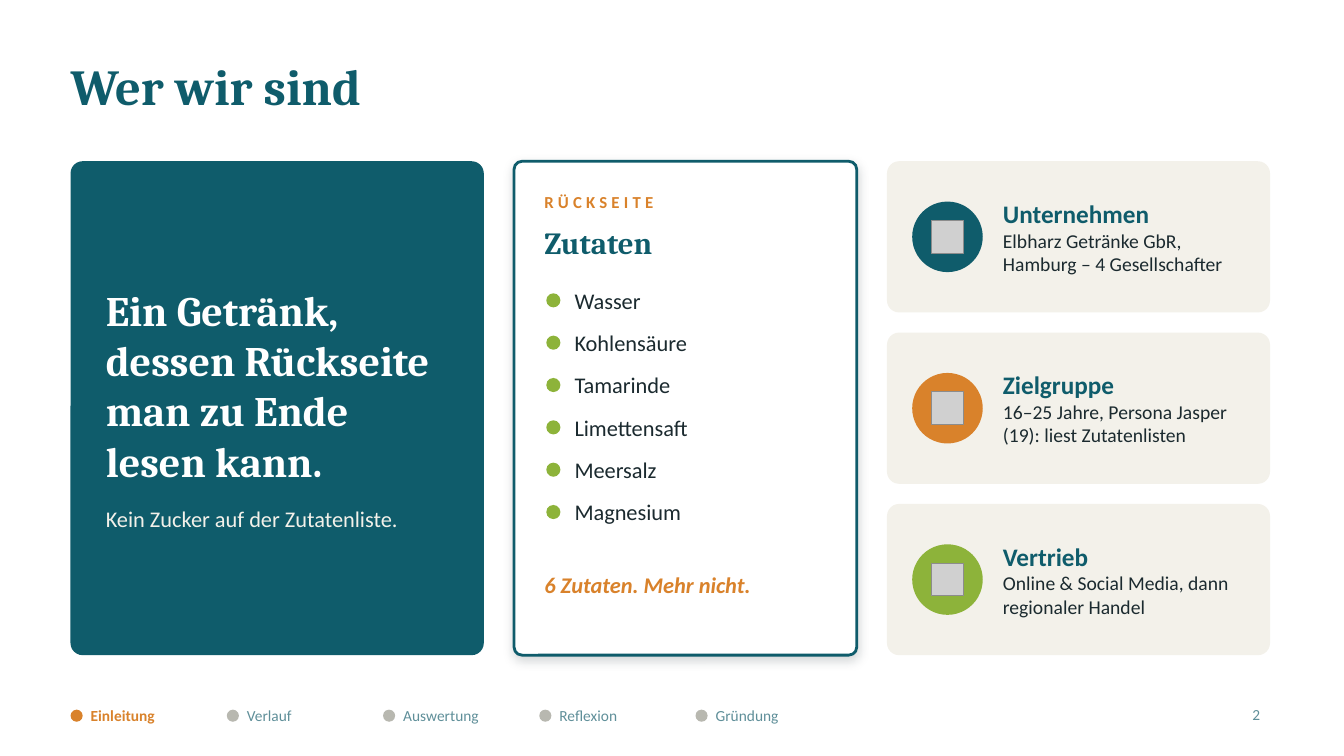
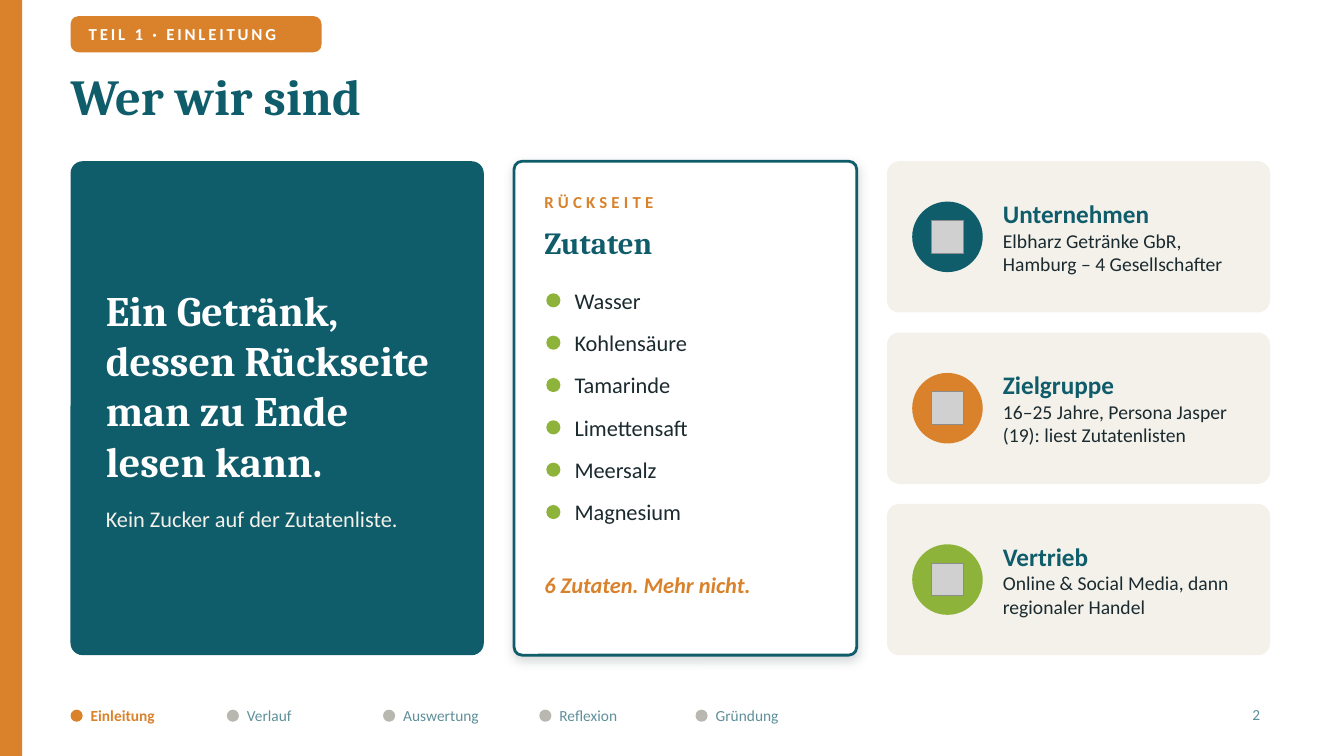
Before and after one commit to jofy0002/claude-workspace, a slide deck: slide 2 of endpraesentation/Elbharz_Endpraesentation.pptx. Drawn at 1344x756 pixels with LibreOffice and Linux fonts; fonts in the diff are those of the drawing; grey boxes stand for pictures. Boxes give left, top, right and bottom in pixels: in the first picture for what was removed or moved away, otherwise in the second. Text is boxed around its words. In the diff, an @@ line names an element or a change of style, - is before the commit and + after.

```diff
--- a/endpraesentation/Elbharz_Endpraesentation.pptx
+++ b/endpraesentation/Elbharz_Endpraesentation.pptx
@@ rectangle added at <box>0,0,22,756</box>, fill #D9822B @@
@@ rounded rectangle added at <box>71,16,322,52</box>, fill #D9822B @@
@@ text added at <box>89,29,276,40</box>, 12 pt, text #FFFFFF, bold @@
+TEIL 1 · EINLEITUNG
@@ title "Wer wir sind": place and size @@
-title "Wer wir sind" at <box>71,70,361,106</box>
+title "Wer wir sind" at <box>71,80,361,116</box>
```
Also in this commit, not shown: 12 other slides changed, 1 slide added, 4 other files.
